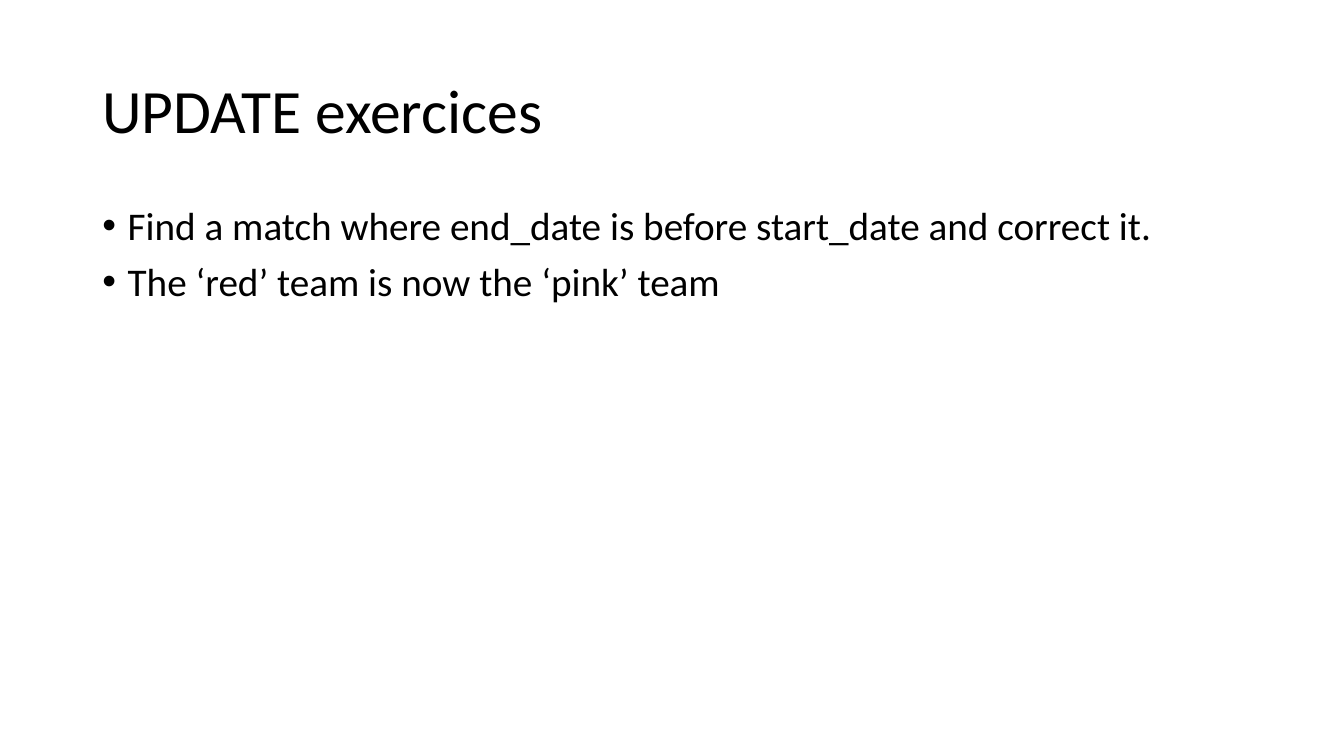
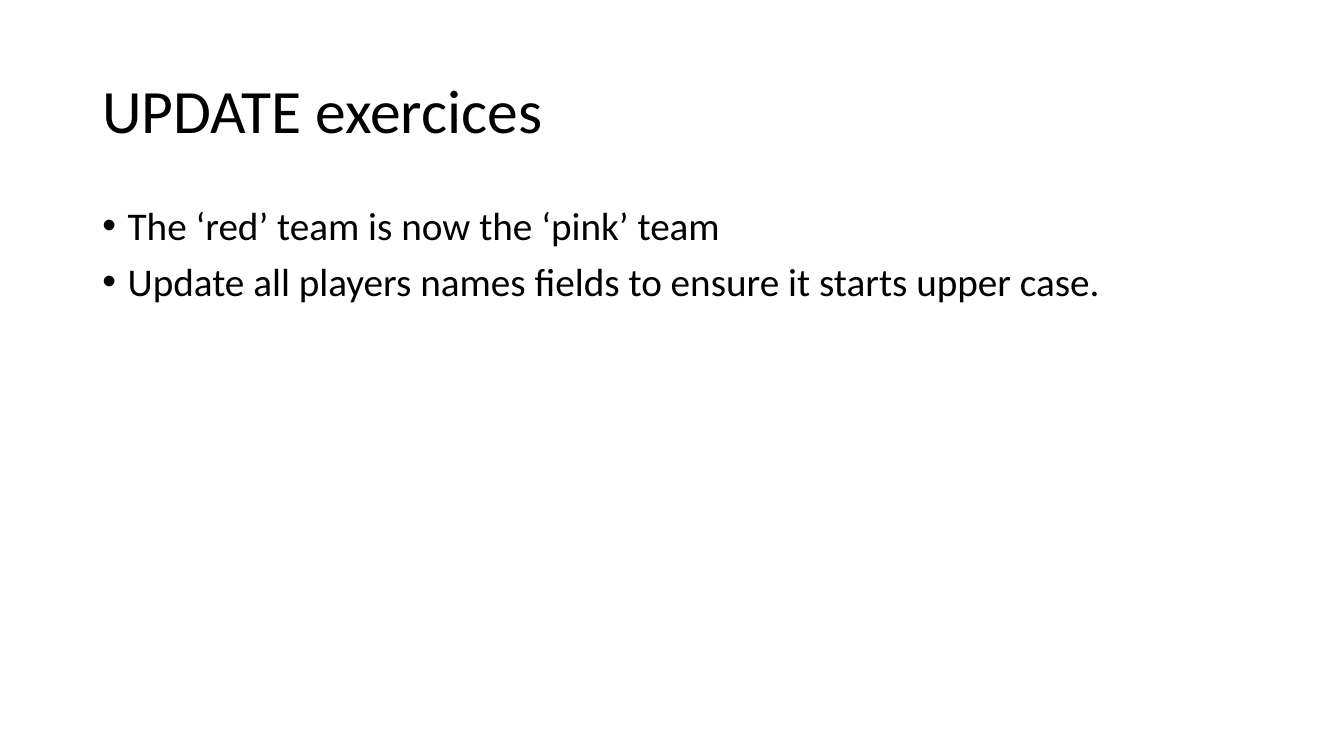
Before and after one commit to zeemil/ecoleit-1sql, a slide deck: slide 23 of Exercices SQL.pptx (slide 18 before the commit). Drawn at 1344x756 pixels with LibreOffice and Linux fonts; fonts in the diff are those of the drawing. Boxes give left, top, right and bottom in pixels: in the first picture for what was removed or moved away, otherwise in the second. Text is boxed around its words. In the diff, an @@ line names an element or a change of style, - is before the commit and + after.

Commit message:
Improve SQL theory and exercices

```diff
--- a/Exercices SQL.pptx
+++ b/Exercices SQL.pptx
@@ text at [128, 212, 1151, 246]: paragraph removed @@
-• Find a match where end_date is before start_date and correct it.
@@ text at [128, 268, 1100, 303]: paragraph added @@
+• Update all players names fields to ensure it starts upper case.
```
Also in this commit, not shown: 1 other slide changed, 6 slides added, 1 other file.
